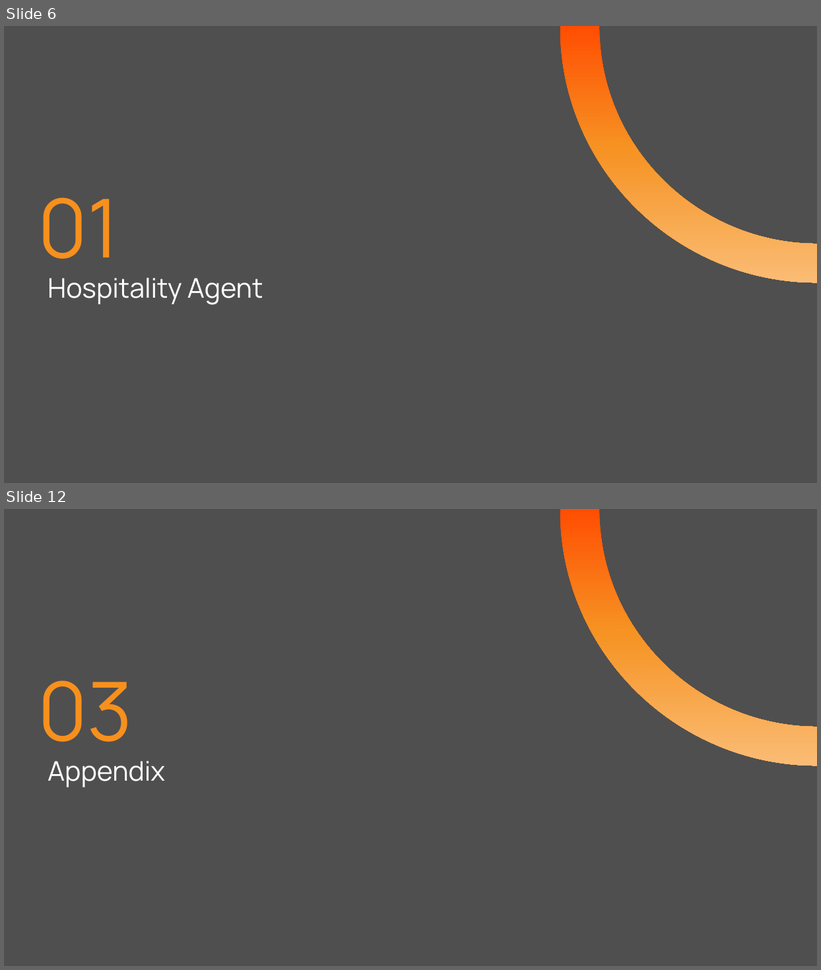
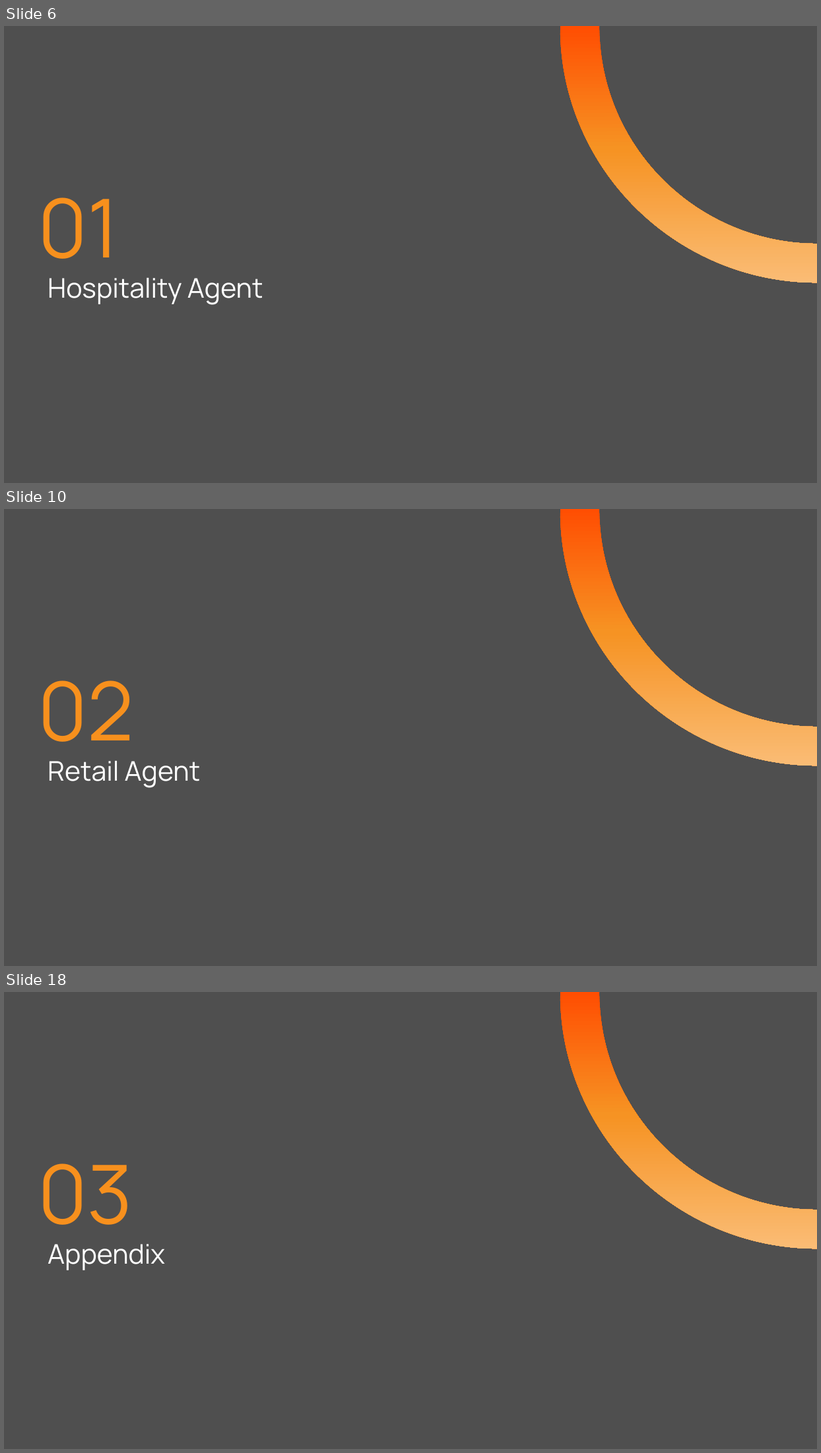
Before and after one commit to shyamnarayan2001/hachathon-genai, a slide deck: docs/Hackathon_Ideas_and_Design.pptx. Shown one above the other, each under a label of ours: slides 6 and 12 before the commit, slides 6, 10 and 18 after it; the slides between them are not shown. The pictures are 821x970 and 821x1453 pixels, drawn with LibreOffice and Linux fonts; fonts in the diff are those of the drawing. Boxes give left, top, right and bottom in pixels: in the first picture for what was removed or moved away, otherwise in the second. Text is boxed around its words. In the diff, an @@ line names an element or a change of style, - is before the commit and + after.

Commit message:
Updated PPT, README file for retail_agent

```diff
--- a/docs/Hackathon_Ideas_and_Design.pptx
+++ b/docs/Hackathon_Ideas_and_Design.pptx
@@ slide 10 added at (4, 509, 817, 966), background #FFFFFF; not listed: 2 template elements that a slide beside it also shows @@
@@ title added at (38, 681, 133, 762), 96 pt, text #F7901D @@
+02
@@ title added at (48, 761, 201, 788), 32 pt, text #FFFFFF @@
+Retail Agent
@@ what was slide 12 is now slide 18 @@
```
Also in this commit, not shown: 1 slide changed, 5 other slides added, 2 other files.
